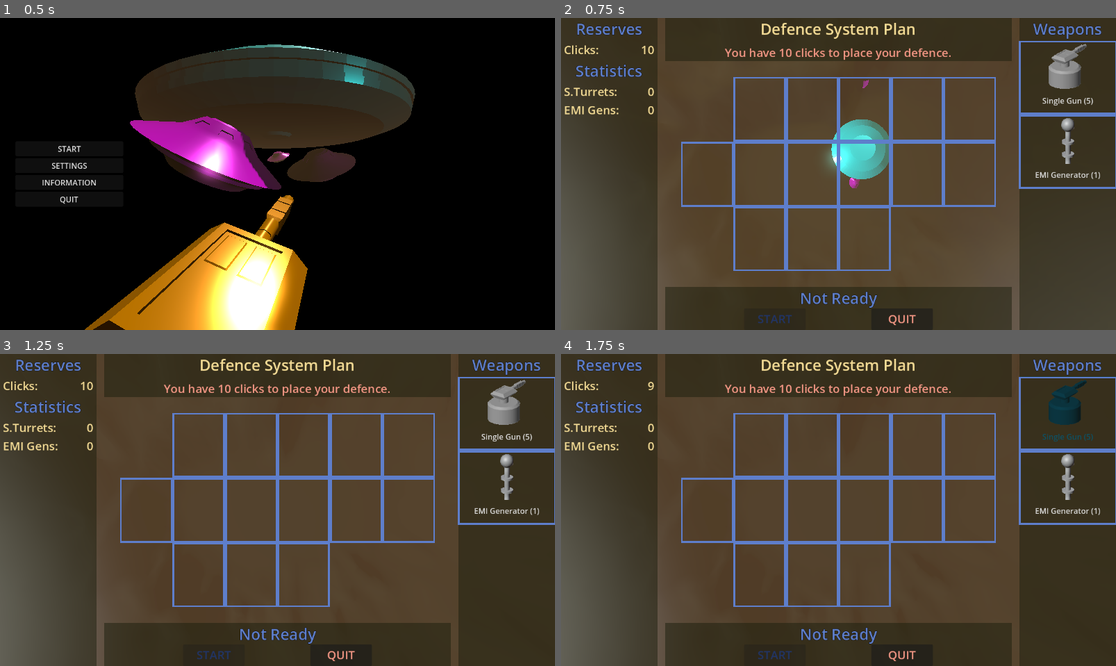
Above: before the commit, frames 1-4 (two rows, left to right).
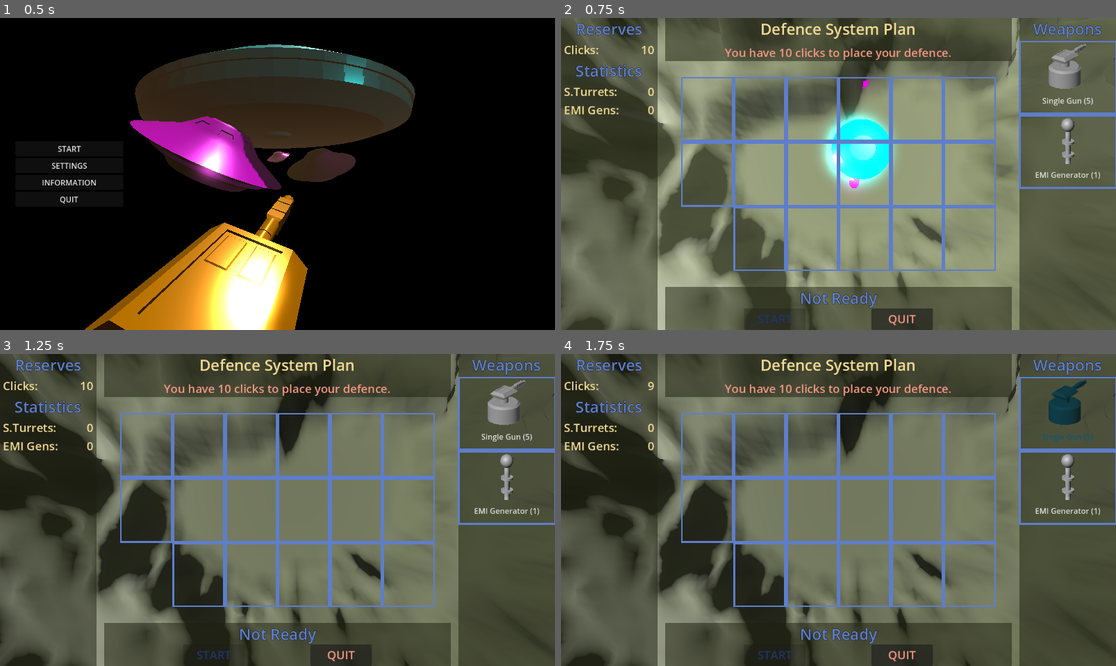
Above: after the commit, the same moments.

Repository: gshadows/Defence-of-Five
Game: Godot game, scene res://main.tscn
The game is run twice, just before and just after one commit, with the same random seed, the same clock (stepped at 60 frames per second) and the same inputs.
Inputs:
- Up to frame 1 (0.5 s): no input
- Up to frame 2 (0.75 s): click "START" at 0.5 s
- Up to frame 3 (1.25 s): no input
- Up to frame 4 (1.75 s): click "Single Gun (5)" at 1.25 s

Frame 1 is identical in both runs. In frame 2, 71% of the frame differs, in the area x 0-100%, y 0-100%; in frame 3, 70%; in frame 4, 70%.

Commit message:
Fix menu environment left in game. Add spawn points grid.

Diff:
--- /dev/null
+++ b/config/enviroment_menu.tres
@@ -0,0 +1,22 @@
+[gd_resource type="Environment" load_steps=3 format=3 uid="uid://cqt6oiup2wbdf"]
+
+[sub_resource type="ProceduralSkyMaterial" id="ProceduralSkyMaterial_1y807"]
+sky_horizon_color = Color(0.64625, 0.65575, 0.67075, 1)
+sky_energy_multiplier = 0.5
+ground_horizon_color = Color(0.64625, 0.65575, 0.67075, 1)
+
+[sub_resource type="Sky" id="Sky_jl84u"]
+sky_material = SubResource("ProceduralSkyMaterial_1y807")
+
+[resource]
+background_mode = 1
+sky = SubResource("Sky_jl84u")
+ambient_light_source = 1
+glow_enabled = true
+fog_enabled = true
+fog_light_color = Color(0.329412, 0.25098, 0.168627, 1)
+fog_sun_scatter = 0.68
+fog_density = 0.02
+fog_sky_affect = 0.5
+volumetric_fog_density = 0.0
+volumetric_fog_albedo = Color(0.980392, 0.980392, 0.980392, 1)
--- a/maps/map-01.tscn
+++ b/maps/map-01.tscn
@@ -11,7 +11,6 @@
 
 [node name="Sun" type="DirectionalLight3D" parent="."]
 transform = Transform3D(-0.567765, -0.738107, 0.364474, 0.0414948, 0.416533, 0.908173, -0.822144, 0.530753, -0.205866, 0, 250, 0)
-visible = false
 shadow_enabled = true
 
 [node name="WorldEnvironment" type="WorldEnvironment" parent="."]
@@ -28,5 +27,80 @@
 light_indirect_energy = 0.0
 light_volumetric_fog_energy = 0.0
 
+[node name="PlacementGrid" type="Node3D" parent="MissionPlanner"]
+transform = Transform3D(1, 0, 0, 0, 1, 0, 0, 0, 1, 15.645, -112.112, 10.8553)
+
+[node name="Marker1" type="Marker3D" parent="MissionPlanner/PlacementGrid"]
+transform = Transform3D(1, 0, 0, 0, 1, 0, 0, 0, 1, -76, 0, -36)
+gizmo_extents = 5.0
+
+[node name="Marker2" type="Marker3D" parent="MissionPlanner/PlacementGrid"]
+transform = Transform3D(1, 0, 0, 0, 1, 0, 0, 0, 1, -52, 0, -36)
+gizmo_extents = 5.0
+
+[node name="Marker3" type="Marker3D" parent="MissionPlanner/PlacementGrid"]
+transform = Transform3D(1, 0, 0, 0, 1, 0, 0, 0, 1, -28, 0, -36)
+gizmo_extents = 5.0
+
+[node name="Marker4" type="Marker3D" parent="MissionPlanner/PlacementGrid"]
+transform = Transform3D(1, 0, 0, 0, 1, 0, 0, 0, 1, -3, 0, -36)
+gizmo_extents = 5.0
+
+[node name="Marker5" type="Marker3D" parent="MissionPlanner/PlacementGrid"]
+transform = Transform3D(1, 0, 0, 0, 1, 0, 0, 0, 1, 21, 0, -36)
+gizmo_extents = 5.0
+
+[node name="Marker6" type="Marker3D" parent="MissionPlanner/PlacementGrid"]
+transform = Transform3D(1, 0, 0, 0, 1, 0, 0, 0, 1, 45, 0, -36)
+gizmo_extents = 5.0
+
+[node name="Marker7" type="Marker3D" parent="MissionPlanner/PlacementGrid"]
+transform = Transform3D(1, 0, 0, 0, 1, 0, 0, 0, 1, -76, 0, -10)
+gizmo_extents = 5.0
+
+[node name="Marker8" type="Marker3D" parent="MissionPlanner/PlacementGrid"]
+transform = Transform3D(1, 0, 0, 0, 1, 0, 0, 0, 1, -52, 0, -10)
+gizmo_extents = 5.0
+
+[node name="Marker9" type="Marker3D" parent="MissionPlanner/PlacementGrid"]
+transform = Transform3D(1, 0, 0, 0, 1, 0, 0, 0, 1, -28, 0, -10)
+gizmo_extents = 5.0
+
+[node name="Marker10" type="Marker3D" parent="MissionPlanner/PlacementGrid"]
+transform = Transform3D(1, 0, 0, 0, 1, 0, 0, 0, 1, -3, 0, -10)
+gizmo_extents = 5.0
+
+[node name="Marker11" type="Marker3D" parent="MissionPlanner/PlacementGrid"]
+transform = Transform3D(1, 0, 0, 0, 1, 0, 0, 0, 1, 21, 0, -10)
+gizmo_extents = 5.0
+
+[node name="Marker12" type="Marker3D" parent="MissionPlanner/PlacementGrid"]
+transform = Transform3D(1, 0, 0, 0, 1, 0, 0, 0, 1, 45, 0, -10)
+gizmo_extents = 5.0
+
+[node name="Marker13" type="Marker3D" parent="MissionPlanner/PlacementGrid"]
+transform = Transform3D(1, 0, 0, 0, 1, 0, 0, 0, 1, -76, 0, 20)
+gizmo_extents = 5.0
+
+[node name="Marker14" type="Marker3D" parent="MissionPlanner/PlacementGrid"]
+transform = Transform3D(1, 0, 0, 0, 1, 0, 0, 0, 1, -52, 0, 20)
+gizmo_extents = 5.0
+
+[node name="Marker15" type="Marker3D" parent="MissionPlanner/PlacementGrid"]
+transform = Transform3D(1, 0, 0, 0, 1, 0, 0, 0, 1, -28, 0, 20)
+gizmo_extents = 5.0
+
+[node name="Marker16" type="Marker3D" parent="MissionPlanner/PlacementGrid"]
+transform = Transform3D(1, 0, 0, 0, 1, 0, 0, 0, 1, -3, 0, 20)
+gizmo_extents = 5.0
+
+[node name="Marker17" type="Marker3D" parent="MissionPlanner/PlacementGrid"]
+transform = Transform3D(1, 0, 0, 0, 1, 0, 0, 0, 1, 21, 0, 20)
+gizmo_extents = 5.0
+
+[node name="Marker18" type="Marker3D" parent="MissionPlanner/PlacementGrid"]
+transform = Transform3D(1, 0, 0, 0, 1, 0, 0, 0, 1, 45, 0, 17.1495)
+gizmo_extents = 5.0
+
 [connection signal="quit" from="MissionPlanner" to="." method="_on_top_view_planner_quit"]
 [connection signal="start" from="MissionPlanner" to="." method="_on_top_view_planner_start"]
--- a/objects/mission_planner/mission_planner.gd
+++ b/objects/mission_planner/mission_planner.gd
@@ -8,7 +8,6 @@
 @onready var _but_turr1 := %Turret1
 @onready var _but_emi := %EmiGenerator
 @onready var _but_start := %ButStart
-@onready var _but_quit := %ButQuit
 
 @onready var _clicks_count := %ClicksCount
 @onready var _turr1_count := %Turr1sCount
--- a/objects/mission_planner/mission_planner.tscn
+++ b/objects/mission_planner/mission_planner.tscn
@@ -77,12 +77,10 @@
 layout_mode = 2
 size_flags_horizontal = 3
 size_flags_vertical = 3
-disabled = true
 ignore_texture_size = true
 stretch_mode = 3
 
 [node name="ColorRect" type="ReferenceRect" parent="GridContainer/Button1"]
-visible = false
 layout_mode = 1
 anchors_preset = 15
 anchor_right = 1.0
@@ -401,12 +399,10 @@
 layout_mode = 2
 size_flags_horizontal = 3
 size_flags_vertical = 3
-disabled = true
 ignore_texture_size = true
 stretch_mode = 3
 
 [node name="ColorRect" type="ReferenceRect" parent="GridContainer/Button17"]
-visible = false
 layout_mode = 1
 anchors_preset = 15
 anchor_right = 1.0
@@ -423,12 +419,10 @@
 layout_mode = 2
 size_flags_horizontal = 3
 size_flags_vertical = 3
-disabled = true
 ignore_texture_size = true
 stretch_mode = 3
 
 [node name="ColorRect" type="ReferenceRect" parent="GridContainer/Button18"]
-visible = false
 layout_mode = 1
 anchors_preset = 15
 anchor_right = 1.0
--- a/ui/menu_3d.tscn
+++ b/ui/menu_3d.tscn
@@ -1,8 +1,9 @@
-[gd_scene load_steps=9 format=3 uid="uid://7483lvfdli46"]
+[gd_scene load_steps=7 format=3 uid="uid://7483lvfdli46"]
 
 [ext_resource type="PackedScene" uid="uid://d3ap1v0svbc1a" path="res://ui/menu.tscn" id="1_twrrc"]
+[ext_resource type="Environment" uid="uid://cqt6oiup2wbdf" path="res://config/enviroment_menu.tres" id="2_1b8to"]
 [ext_resource type="PackedScene" uid="uid://b78pdde4ee4tp" path="res://objects/enemies/alien_fighter_simple.tscn" id="2_xaxc1"]
-[ext_resource type="PackedScene" uid="uid://djh6bv3ljls82" path="res://objects/defence/turret_single_simple.glb" id="3_3arvv"]
+[ext_resource type="PackedScene" uid="uid://djh6bv3ljls82" path="res://objects/defence/turret_single_simple.tscn" id="3_3arvv"]
 [ext_resource type="PackedScene" uid="uid://3txprf3wjjs5" path="res://objects/enemies/alien_mother_ship_simple.tscn" id="4_6m7fx"]
 
 [sub_resource type="GDScript" id="GDScript_uef2g"]
@@ -17,32 +18,8 @@
 	$Menu.show_main()
 "
 
-[sub_resource type="ProceduralSkyMaterial" id="ProceduralSkyMaterial_1y807"]
-sky_horizon_color = Color(0.64625, 0.65575, 0.67075, 1)
-sky_energy_multiplier = 0.5
-ground_horizon_color = Color(0.64625, 0.65575, 0.67075, 1)
-
-[sub_resource type="Sky" id="Sky_jl84u"]
-sky_material = SubResource("ProceduralSkyMaterial_1y807")
-
-[sub_resource type="Environment" id="Environment_ircu1"]
-background_mode = 1
-sky = SubResource("Sky_jl84u")
-ambient_light_source = 1
-glow_enabled = true
-fog_enabled = true
-fog_light_color = Color(0.329412, 0.25098, 0.168627, 1)
-fog_sun_scatter = 0.68
-fog_density = 0.02
-fog_sky_affect = 0.5
-volumetric_fog_density = 0.0
-volumetric_fog_albedo = Color(0.980392, 0.980392, 0.980392, 1)
-
 [node name="Menu3D" type="Node3D"]
 script = SubResource("GDScript_uef2g")
-
-[node name="WorldEnvironment" type="WorldEnvironment" parent="."]
-environment = SubResource("Environment_ircu1")
 
 [node name="Menu" parent="." instance=ExtResource("1_twrrc")]
 
@@ -56,6 +33,7 @@
 
 [node name="Camera3D" type="Camera3D" parent="."]
 transform = Transform3D(1, 0, 0, 0, 1, 0, 0, 0, 1, -0.0215855, -0.0170984, 7.92887)
+environment = ExtResource("2_1b8to")
 current = true
 
 [node name="alien_fighter" parent="." instance=ExtResource("2_xaxc1")]
